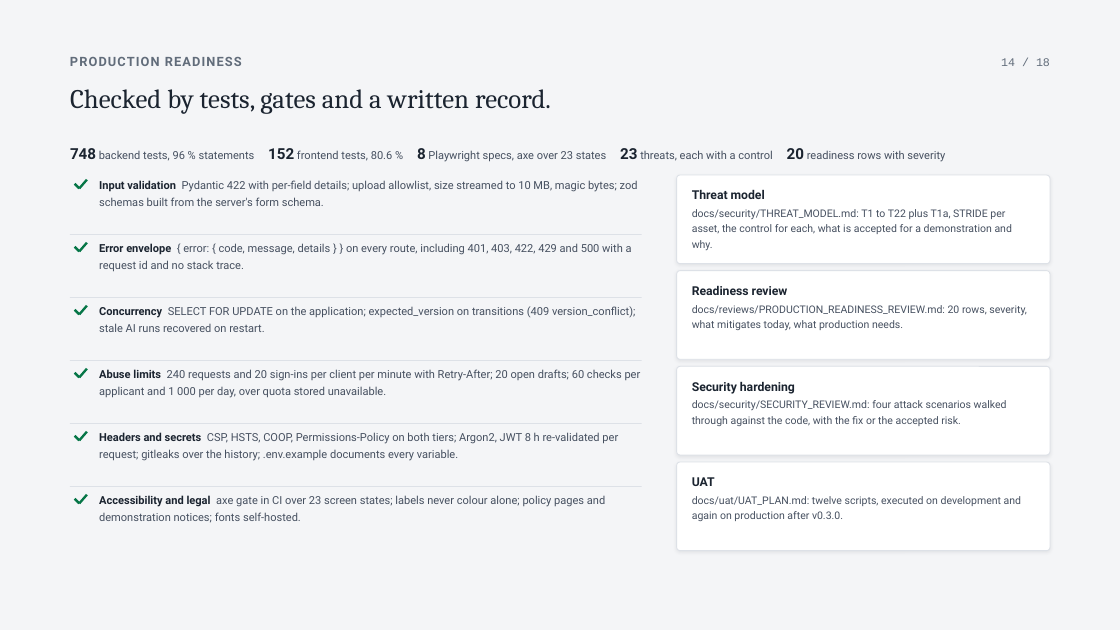
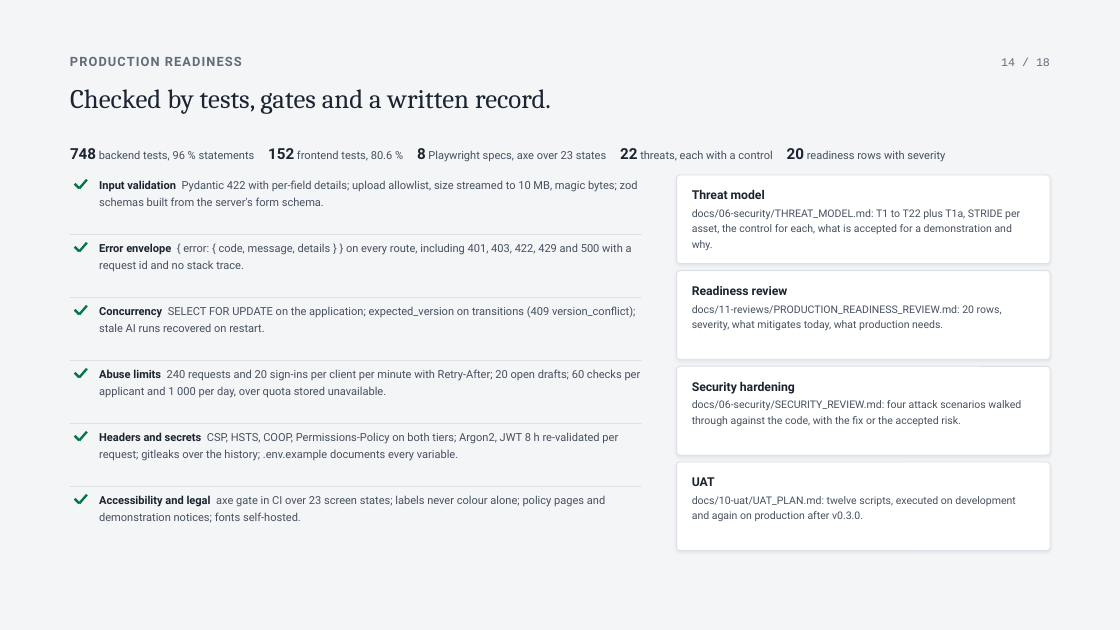
Before and after one commit to SuhaasNv/permitflow, a slide deck: slide 14 of docs/13-debrief/technical-deck/PermitFlow-technical.pptx. Drawn at 1120x630 pixels with LibreOffice and Linux fonts; fonts in the diff are those of the drawing. Boxes give left, top, right and bottom in pixels: in the first picture for what was removed or moved away, otherwise in the second. Text is boxed around its words. In the diff, an @@ line names an element or a change of style, - is before the commit and + after.

Commit message:
docs: technical deck follows the numbered folders

```diff
--- a/docs/13-debrief/technical-deck/PermitFlow-technical.pptx
+++ b/docs/13-debrief/technical-deck/PermitFlow-technical.pptx
@@ text at box(70, 148, 945, 162): text changed @@
-748 backend tests, 96 % statements 152 frontend tests, 80.6 % 8 Playwright specs, axe over 23 states 23 threats, each with a control 20 readiness rows with severity
+748 backend tests, 96 % statements 152 frontend tests, 80.6 % 8 Playwright specs, axe over 23 states 22 threats, each with a control 20 readiness rows with severity
@@ text at box(692, 209, 1020, 250): text changed @@
-docs/security/THREAT_MODEL.md: T1 to T22 plus T1a, STRIDE per asset, the control for each, what is accepted for a demonstration and why.
+docs/06-security/THREAT_MODEL.md: T1 to T22 plus T1a, STRIDE per asset, the control for each, what is accepted for a demonstration and why.
@@ text at box(692, 305, 1002, 330): text changed @@
-docs/reviews/PRODUCTION_READINESS_REVIEW.md: 20 rows, severity, what mitigates today, what production needs.
+docs/11-reviews/PRODUCTION_READINESS_REVIEW.md: 20 rows, severity, what mitigates today, what production needs.
@@ text at box(692, 400, 1021, 426): text changed @@
-docs/security/SECURITY_REVIEW.md: four attack scenarios walked through against the code, with the fix or the accepted risk.
+docs/06-security/SECURITY_REVIEW.md: four attack scenarios walked through against the code, with the fix or the accepted risk.
@@ text at box(692, 496, 1016, 521): text changed @@
-docs/uat/UAT_PLAN.md: twelve scripts, executed on development and again on production after v0.3.0.
+docs/10-uat/UAT_PLAN.md: twelve scripts, executed on development and again on production after v0.3.0.
```
Also in this commit, not shown: 7 other slides changed, 1 other file.
